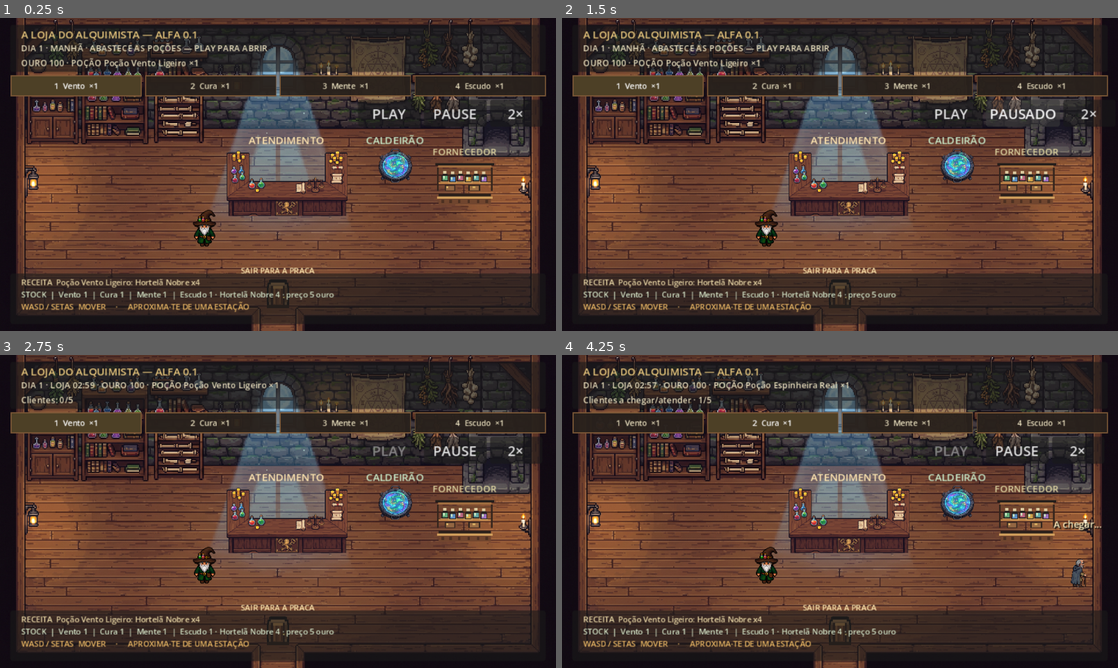
Above: before the commit, frames 1-4 (two rows, left to right).
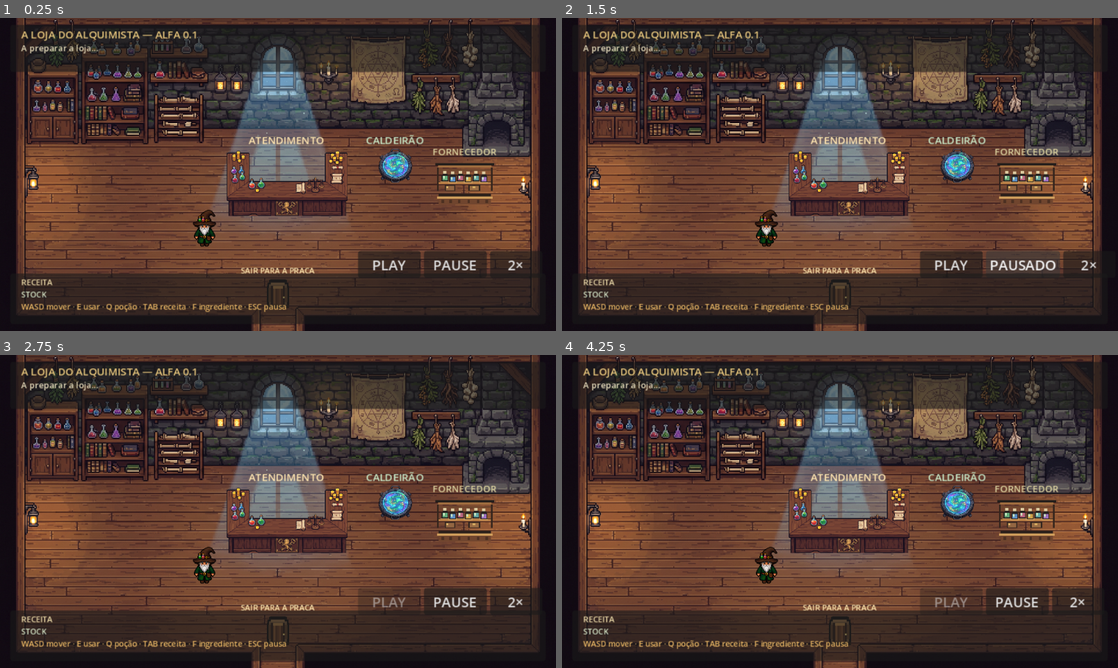
Above: after the commit, the same moments.

Repository: Wir-thunder/Marcosdecanaveses-ojogo
Game: Godot game, scene res://Cenas/cena_principal.tscn
Same seed, same stepped clock (60 frames per second), same inputs: the game is played once before the commit and once after it. This scene is started directly instead of the project's main scene.
Inputs (mouse positions are in pixels of both pictures, inside the frame that each line leads up to):
- Up to frame 1 (0.25 s): no input
- Up to frame 2 (1.5 s): click "PAUSE" at 0.5 s; click "PAUSADO" at 1.25 s
- Up to frame 3 (2.75 s): click "PLAY" at 2 s
- Up to frame 4 (4.25 s): click (639, 423) at 2.75 s, where only the run before the commit has a clickable "1 Vento ×1"; click (773, 423) at 3.5 s, where only the run before the commit has a clickable "2 Cura ×1"

The runs differ from the first frame. In frame 1, 10% of the frame differs, in the area x 1-99%, y 8-94%; in frame 2, 10%; in frame 3, 9.7%; in frame 4, 9.9%.
Error after the commit: Parse Error: Could not preload resource file "res://Recursos/Recursos_ingredientes/hortela_nobre.tres". (res://Scripts/GameManager.gd:5)

Commit message:
wip: apply ingredient/potion icons and wire Tongobriga scenario

Diff:
--- a/Cenas/Tongobriga.tscn
+++ b/Cenas/Tongobriga.tscn
@@ -1,7 +1,7 @@
 [gd_scene load_steps=4 format=3]
 
 [ext_resource type="Script" path="res://Scripts/Tongobriga.gd" id="1_tongobriga"]
-[ext_resource type="Texture2D" path="res://Assets/Environment/backgrounds/praca_cenario.png" id="2_background"]
+[ext_resource type="Texture2D" path="res://Assets/Environment/backgrounds/tongobriga_cenario.png" id="2_background"]
 
 [sub_resource type="StyleBoxFlat" id="PanelStyle"]
 bg_color = Color(0.09, 0.075, 0.06, 0.95)
--- a/Cenas/cena_principal.tscn
+++ b/Cenas/cena_principal.tscn
@@ -208,9 +208,9 @@
 [node name="ControlesTempo" type="HBoxContainer" parent="Interface"]
 process_mode = 3
 offset_left = 412.0
-offset_top = 94.0
+offset_top = 268.0
 offset_right = 628.0
-offset_bottom = 118.0
+offset_bottom = 292.0
 theme_override_constants/separation = 4
 script = ExtResource("20_time_controls")
 
--- a/Recursos/Recursos_ingredientes/arnica_selvagem.tres
+++ b/Recursos/Recursos_ingredientes/arnica_selvagem.tres
@@ -1,9 +1,12 @@
 [gd_resource type="Resource" script_class="ItemData" format=3 uid="uid://d90ed9cb51c1"]
+
+[ext_resource type="Texture2D" path="res://Assets/Icons/Ingredients/arnica_selvagem.png" id="icone_1"]
 
 [ext_resource type="Script" uid="uid://cyrtq3g5yojy6" path="res://Scripts/ItemData.gd" id="1_d90ed9cb"]
 
 [resource]
 script = ExtResource("1_d90ed9cb")
+icone = ExtResource("icone_1")
 id = "arnica_selvagem"
 nome_do_item = "Arnica Selvagem"
 descricao = "Planta medicinal de flores amarelas, muito eficaz para tonicidade e resistência física."
--- a/Recursos/Recursos_ingredientes/azeite_do_olival.tres
+++ b/Recursos/Recursos_ingredientes/azeite_do_olival.tres
@@ -1,9 +1,12 @@
 [gd_resource type="Resource" script_class="ItemData" format=3 uid="uid://6cca75ef94e1"]
+
+[ext_resource type="Texture2D" path="res://Assets/Icons/Ingredients/azeite_do_olival.png" id="icone_1"]
 
 [ext_resource type="Script" uid="uid://cyrtq3g5yojy6" path="res://Scripts/ItemData.gd" id="1_6cca75ef"]
 
 [resource]
 script = ExtResource("1_6cca75ef")
+icone = ExtResource("icone_1")
 id = "azeite_do_olival"
 nome_do_item = "Azeite do Olival"
 descricao = "O líquido dourado da colheita local, levemente picante e excelente como base de poções."
--- a/Recursos/Recursos_ingredientes/calcedonia_fina.tres
+++ b/Recursos/Recursos_ingredientes/calcedonia_fina.tres
@@ -1,9 +1,12 @@
 [gd_resource type="Resource" script_class="ItemData" format=3 uid="uid://40e9cf09a200"]
+
+[ext_resource type="Texture2D" path="res://Assets/Icons/Ingredients/calcedonia_fina.png" id="icone_1"]
 
 [ext_resource type="Script" uid="uid://cyrtq3g5yojy6" path="res://Scripts/ItemData.gd" id="1_40e9cf09"]
 
 [resource]
 script = ExtResource("1_40e9cf09")
+icone = ExtResource("icone_1")
 id = "calcedonia_fina"
 nome_do_item = "Calcedónia Fina"
 descricao = "Cristal leitoso encontrado em veios de rio, apreciado por suas propriedades de clareza."
--- a/Recursos/Recursos_ingredientes/erva_cidreira.tres
+++ b/Recursos/Recursos_ingredientes/erva_cidreira.tres
@@ -1,9 +1,12 @@
 [gd_resource type="Resource" script_class="ItemData" format=3 uid="uid://28760234242d"]
+
+[ext_resource type="Texture2D" path="res://Assets/Icons/Ingredients/erva_cidreira.png" id="icone_1"]
 
 [ext_resource type="Script" uid="uid://cyrtq3g5yojy6" path="res://Scripts/ItemData.gd" id="1_28760234"]
 
 [resource]
 script = ExtResource("1_28760234")
+icone = ExtResource("icone_1")
 id = "erva_cidreira"
 nome_do_item = "Erva-Cidreira"
 descricao = "Folhas macias e perfumadas, frequentemente usadas em elixires de descanso e serenidade."
--- a/Recursos/Recursos_ingredientes/hortela_nobre.tres
+++ b/Recursos/Recursos_ingredientes/hortela_nobre.tres
@@ -1,9 +1,12 @@
 [gd_resource type="Resource" script_class="ItemData" format=3 uid="uid://d7ae1e3e55aa"]
+
+[ext_resource type="Texture2D" path="res://Assets/Icons/Ingredients/hortela_nobre.png" id="icone_1"]
 
 [ext_resource type="Script" uid="uid://cyrtq3g5yojy6" path="res://Scripts/ItemData.gd" id="1_d7ae1e3e"]
 
 [resource]
 script = ExtResource("1_d7ae1e3e")
+icone = ExtResource("icone_1")
 id = "hortela_nobre"
 nome_do_item = "Hortelã Nobre"
 descricao = "Folhas refrescantes de forte aroma, comuns em misturas de revitalização."
--- a/Recursos/Recursos_ingredientes/musgo_aboboreira.tres
+++ b/Recursos/Recursos_ingredientes/musgo_aboboreira.tres
@@ -1,9 +1,12 @@
 [gd_resource type="Resource" script_class="ItemData" format=3 uid="uid://bfhyicv0pt3if"]
+
+[ext_resource type="Texture2D" path="res://Assets/Icons/Ingredients/musgo_aboboreira.png" id="icone_1"]
 
 [ext_resource type="Script" uid="uid://cyrtq3g5yojy6" path="res://Scripts/ItemData.gd" id="1_n0lqi"]
 
 [resource]
 script = ExtResource("1_n0lqi")
+icone = ExtResource("icone_1")
 id = "musgo_aboboreira"
 nome_do_item = "Musgo de Aboboreira"
 descricao = "Musgo húmido colhido perto da Anta de Santa Marta. Tem fortes propriedades curativas se não for fervido em demasia."
--- a/Recursos/Recursos_ingredientes/po_granito_tongobriga.tres
+++ b/Recursos/Recursos_ingredientes/po_granito_tongobriga.tres
@@ -1,9 +1,12 @@
 [gd_resource type="Resource" script_class="ItemData" format=3 uid="uid://htaj1v3rkovr"]
+
+[ext_resource type="Texture2D" path="res://Assets/Icons/Ingredients/po_granito_tongobriga.png" id="icone_1"]
 
 [ext_resource type="Script" uid="uid://cyrtq3g5yojy6" path="res://Scripts/ItemData.gd" id="1_n1t8l"]
 
 [resource]
 script = ExtResource("1_n1t8l")
+icone = ExtResource("icone_1")
 id = "po_granito_tongobriga"
 nome_do_item = "Pó de Granito de Tongobriga"
 descricao = "Poeira de pedra ancestral recolhida nas ruínas romanas. Excelente para poções de defesa e endurecimento."
--- a/Recursos/Recursos_pocoes/pocao_escudo_do_lago.tres
+++ b/Recursos/Recursos_pocoes/pocao_escudo_do_lago.tres
@@ -1,9 +1,12 @@
 [gd_resource type="Resource" script_class="ItemData" format=3 uid="uid://482681526dbc"]
+
+[ext_resource type="Texture2D" path="res://Assets/Icons/Potions/pocao_escudo_do_lago.png" id="icone_1"]
 
 [ext_resource type="Script" uid="uid://cyrtq3g5yojy6" path="res://Scripts/ItemData.gd" id="1_48268152"]
 
 [resource]
 script = ExtResource("1_48268152")
+icone = ExtResource("icone_1")
 id = "pocao_escudo_do_lago"
 nome_do_item = "Poção Escudo do Lago"
 descricao = "Cria uma camada protetora contra dano físico e mágica durante alguns instantes."
--- a/Recursos/Recursos_pocoes/pocao_espinheira_real.tres
+++ b/Recursos/Recursos_pocoes/pocao_espinheira_real.tres
@@ -1,9 +1,12 @@
 [gd_resource type="Resource" script_class="ItemData" format=3 uid="uid://1bbd8ead3b2a"]
+
+[ext_resource type="Texture2D" path="res://Assets/Icons/Potions/pocao_espinheira_real.png" id="icone_1"]
 
 [ext_resource type="Script" uid="uid://cyrtq3g5yojy6" path="res://Scripts/ItemData.gd" id="1_1bbd8ead"]
 
 [resource]
 script = ExtResource("1_1bbd8ead")
+icone = ExtResource("icone_1")
 id = "pocao_espinheira_real"
 nome_do_item = "Poção Espinheira Real"
 descricao = "Uma mistura amarga de cura forte, ideal para recuperação em campo de batalha."
--- a/Recursos/Recursos_pocoes/pocao_mente_limpida.tres
+++ b/Recursos/Recursos_pocoes/pocao_mente_limpida.tres
@@ -1,9 +1,12 @@
 [gd_resource type="Resource" script_class="ItemData" format=3 uid="uid://b59aaf05a77c"]
+
+[ext_resource type="Texture2D" path="res://Assets/Icons/Potions/pocao_mente_limpida.png" id="icone_1"]
 
 [ext_resource type="Script" uid="uid://cyrtq3g5yojy6" path="res://Scripts/ItemData.gd" id="1_b59aaf05"]
 
 [resource]
 script = ExtResource("1_b59aaf05")
+icone = ExtResource("icone_1")
 id = "pocao_mente_limpida"
 nome_do_item = "Poção Mente Límpida"
 descricao = "Remove confusão e desorientação, favorecendo raciocínio nítido por um curto período."
--- a/Recursos/Recursos_pocoes/pocao_vento_ligeiro.tres
+++ b/Recursos/Recursos_pocoes/pocao_vento_ligeiro.tres
@@ -1,9 +1,12 @@
 [gd_resource type="Resource" script_class="ItemData" format=3 uid="uid://19ae8828d717"]
+
+[ext_resource type="Texture2D" path="res://Assets/Icons/Potions/pocao_vento_ligeiro.png" id="icone_1"]
 
 [ext_resource type="Script" uid="uid://cyrtq3g5yojy6" path="res://Scripts/ItemData.gd" id="1_19ae8828"]
 
 [resource]
 script = ExtResource("1_19ae8828")
+icone = ExtResource("icone_1")
 id = "pocao_vento_ligeiro"
 nome_do_item = "Poção Vento Ligeiro"
 descricao = "Eleva a velocidade e a agilidade, permitindo esquivas rápidas e movimentos leves."
--- a/Scripts/TimeControls.gd
+++ b/Scripts/TimeControls.gd
@@ -17,11 +17,19 @@
 func _play() -> void:
 	if CampaignManager.fase == CampaignManager.Fase.MANHA:
 		CampaignManager.iniciar_turno_loja()
-	get_tree().paused = false
+	var cena := get_tree().current_scene
+	if cena != null and cena.has_method("retomar_jogo"):
+		cena.retomar_jogo()
+	else:
+		get_tree().paused = false
 	_atualizar_botoes()
 
 func _pause() -> void:
-	get_tree().paused = true
+	var cena := get_tree().current_scene
+	if cena != null and cena.has_method("pausar_jogo"):
+		cena.pausar_jogo()
+	else:
+		get_tree().paused = true
 	_atualizar_botoes()
 
 func _accelerate() -> void:
--- a/project.godot
+++ b/project.godot
@@ -29,7 +29,6 @@
 window/size/window_width_override=1280
 window/size/window_height_override=720
 window/stretch/mode="canvas_items"
-window/stretch/aspect="keep"
 
 [dotnet]
 
